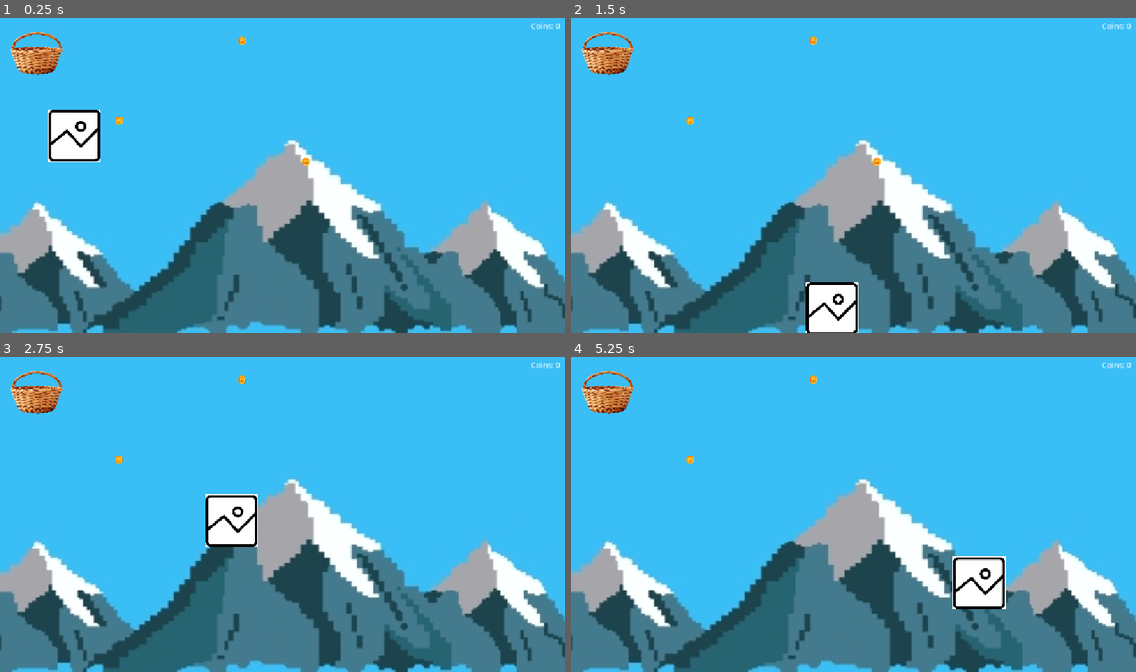
Above: before the commit, frames 1-4 (two rows, left to right).
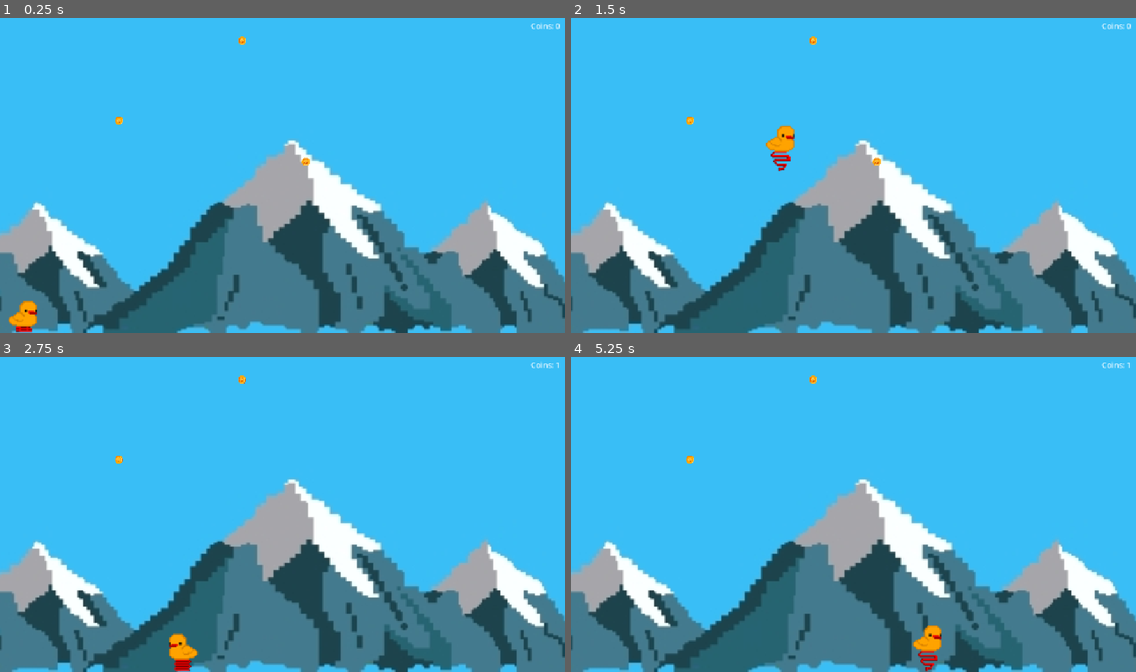
Above: after the commit, the same moments.

Repository: axxel-otl/placeholder
Game: Godot game, scene res://main.tscn
Two runs of this game, one before a commit and one after it. Both use one fixed random seed, a clock stepped at 60 frames per second and the inputs below.
Inputs:
- Up to frame 1 (0.25 s): no input
- Up to frame 2 (1.5 s): hold Right (ui_right) from 0.53 s (still down); tap Up (jump) at 0.77 s
- Up to frame 3 (2.75 s): tap Up (jump) at 1.52 s; release Right (ui_right) at 2.03 s; hold Left (ui_left) from 2.03 s (still down)
- Up to frame 4 (5.25 s): release Left (ui_left) at 2.78 s; hold Right (ui_right) 2.78-4.28 s; tap Up (jump) at 3.02, 3.77, 4.52 s; hold Left (ui_left) 4.28-5.03 s; hold Right (ui_right) from 5.03 s (still down)

The runs differ from the first frame. In frame 1, 2.6% of the frame differs, in the area x 1-18%, y 4-100%; in frame 2, 2.7%; in frame 3, 2.7%; in frame 4, 2.8%, in the area x 1-100%, y 1-100%.

Commit message:
feat: Add Pato sprites, directions, and stop limiting the amount of coins in hand

Diff:
--- a/main.tscn
+++ b/main.tscn
@@ -3,14 +3,36 @@
 [ext_resource type="Script" uid="uid://dpag2kjscpvig" path="res://player.gd" id="1_0xm2m"]
 [ext_resource type="Texture2D" uid="uid://cv4ydcorn2o5f" path="res://Basket.png" id="1_1bvp3"]
 [ext_resource type="Texture2D" uid="uid://cg7fa4assde66" path="res://Bg.jpg" id="1_7mycd"]
-[ext_resource type="Texture2D" uid="uid://dhjyofxc2sa1p" path="res://Player.idle.jpg" id="2_0xm2m"]
 [ext_resource type="PackedScene" uid="uid://da1mlifcl70kh" path="res://Coin.tscn" id="4_1bvp3"]
+[ext_resource type="Texture2D" uid="uid://ckmtjw2ojyfe3" path="res://PatoDown.png" id="5_272bh"]
+[ext_resource type="Texture2D" uid="uid://c1gf0aci5wk48" path="res://PatoIdle.png" id="6_5vw27"]
+[ext_resource type="Texture2D" uid="uid://bgug2i6a47fm2" path="res://PatoUp.png" id="7_kek77"]
 
 [sub_resource type="RectangleShape2D" id="RectangleShape2D_bw8a7"]
 
 [sub_resource type="CircleShape2D" id="CircleShape2D_bw8a7"]
 
 [sub_resource type="RectangleShape2D" id="RectangleShape2D_7mycd"]
+
+[sub_resource type="SpriteFrames" id="SpriteFrames_bw8a7"]
+animations = [{
+"frames": [{
+"duration": 1.0,
+"texture": ExtResource("5_272bh")
+}, {
+"duration": 1.0,
+"texture": ExtResource("6_5vw27")
+}, {
+"duration": 1.0,
+"texture": ExtResource("7_kek77")
+}, {
+"duration": 1.0,
+"texture": ExtResource("6_5vw27")
+}],
+"loop": 1,
+"name": &"default",
+"speed": 4.0
+}]
 
 [sub_resource type="RectangleShape2D" id="RectangleShape2D_miocd"]
 
@@ -54,6 +76,7 @@
 position = Vector2(627, 300)
 
 [node name="Basket" type="Area2D" parent="." unique_id=25686527 groups=["basket"]]
+visible = false
 position = Vector2(75, 75)
 
 [node name="Sprite2D" type="Sprite2D" parent="Basket" unique_id=1398238635]
@@ -65,7 +88,7 @@
 shape = SubResource("CircleShape2D_bw8a7")
 
 [node name="Player" type="CharacterBody2D" parent="." unique_id=176937556]
-position = Vector2(151, 217)
+position = Vector2(50, 580)
 collision_mask = 2
 script = ExtResource("1_0xm2m")
 
@@ -73,16 +96,9 @@
 scale = Vector2(5, 5)
 shape = SubResource("RectangleShape2D_7mycd")
 
-[node name="Idle" type="Sprite2D" parent="Player" unique_id=469844967]
-position = Vector2(1, 0)
-scale = Vector2(0.3, 0.3)
-texture = ExtResource("2_0xm2m")
-
-[node name="Up" type="Sprite2D" parent="Player" unique_id=1232453931]
-visible = false
-
-[node name="Down" type="Sprite2D" parent="Player" unique_id=1030478587]
-visible = false
+[node name="AnimatedSprite2D" type="AnimatedSprite2D" parent="Player" unique_id=817553712]
+scale = Vector2(2.5, 2.5)
+sprite_frames = SubResource("SpriteFrames_bw8a7")
 
 [node name="PickBox" type="Area2D" parent="Player" unique_id=919944038]
 
--- a/player.gd
+++ b/player.gd
@@ -1,27 +1,36 @@
 extends CharacterBody2D
 
 var CollectedCoins = 0
-var CoinInHand = false
 
 func _ready() -> void:
 	CollectedCoins = 0
-	CoinInHand = false
 	$CanvasLayer/CoinCountDisplay.text = "Coins: 0"
+	$AnimatedSprite2D.sprite_frames.set_animation_loop("default", true)
+	$AnimatedSprite2D.play("default")
 
 func _physics_process(delta: float) -> void:
 	var input_direction = Input.get_axis("ui_left", "ui_right")
 	velocity.x = input_direction * 400
+	if input_direction < 0:
+		$AnimatedSprite2D.flip_h = true
+	elif input_direction > 0:
+		$AnimatedSprite2D.flip_h = false
 	if not is_on_floor():
 		velocity += get_gravity() * delta
 	if Input.is_action_pressed("jump") and is_on_floor():
 		velocity.y = -800
+	if velocity.y > 0:
+		$AnimatedSprite2D.frame = 0
+		$AnimatedSprite2D.pause()
+	elif velocity.y < 0:
+		$AnimatedSprite2D.frame = 2
+		$AnimatedSprite2D.pause()
+	elif not $AnimatedSprite2D.is_playing():
+		$AnimatedSprite2D.play("default")
 	move_and_slide()
 
 func _on_pick_box_area_entered(area: Area2D) -> void:
-	if area.is_in_group("coin") and not CoinInHand:
+	if area.is_in_group("coin"):
 		area.queue_free()
-		CoinInHand = true
-	if area.is_in_group("basket") and CoinInHand:
 		CollectedCoins += 1
-		CoinInHand = false
 		$CanvasLayer/CoinCountDisplay.text = "Coins: " + str(CollectedCoins)
Binary file added: PatoDown.png
Not shown, added: PatoDown.png.import
Binary file added: PatoIdle.png
Not shown, added: PatoIdle.png.import
Binary file added: PatoUp.png
Not shown, changed: PatoUp.png.import
Binary file removed: Player.idle.jpg
